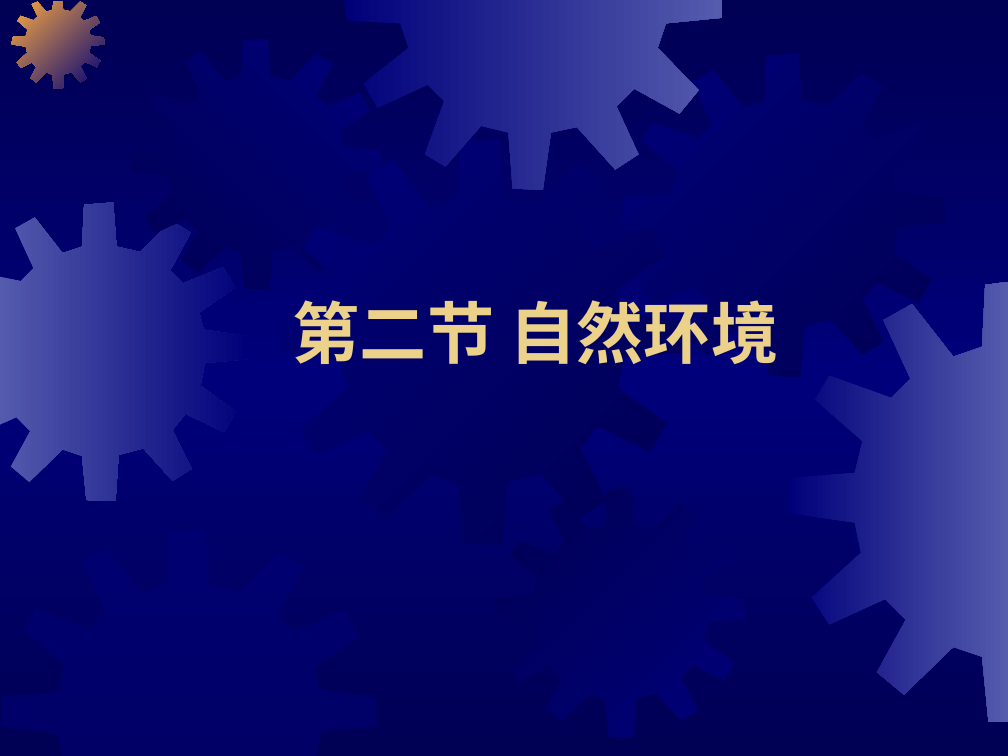
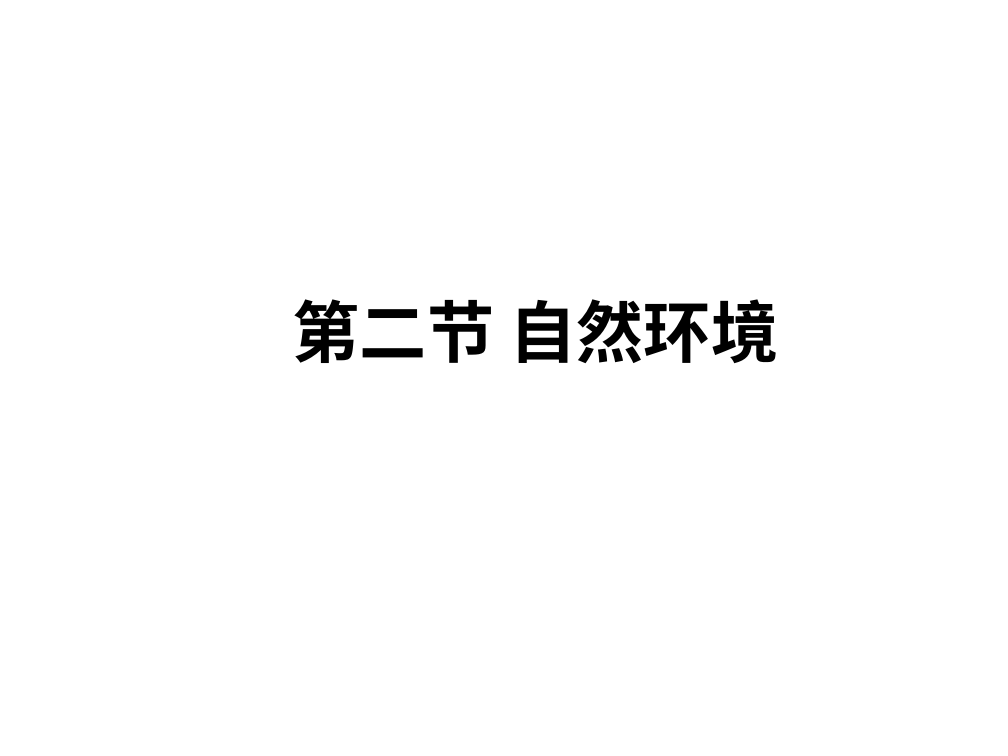
Before and after one commit to CCR-Studio/CCR-Studio.github.io, a slide deck: slide 1 of down/geography/第二节自然环境.pptx. Drawn at 1008x756 pixels with LibreOffice and Linux fonts; fonts in the diff are those of the drawing; background and template pictures are left out. Boxes give left, top, right and bottom in pixels: in the first picture for what was removed or moved away, otherwise in the second. Text is boxed around its words. In the diff, an @@ line names an element or a change of style, - is before the commit and + after.

```diff
--- a/down/geography/第二节自然环境.pptx
+++ b/down/geography/第二节自然环境.pptx
@@ background gradient #000054 to #00007A to #FFFFFF @@
@@ freeform shape removed at [12,2,105,89] @@
@@ freeform shape removed at [344,1,722,190] @@
@@ freeform shape removed at [131,39,381,289] @@
@@ freeform shape removed at [623,53,946,376] @@
@@ freeform shape removed at [279,140,683,545] @@
@@ freeform shape removed at [0,203,249,501] @@
@@ title "第二节 自然环境" at [293,299,778,363]: font Arial to Noto Sans CJK SC, text colour #EBD189 to #000000; line spacing 1 to 0.9 @@
@@ freeform shape removed at [788,282,1008,723] @@
@@ freeform shape removed at [495,488,745,738] @@
@@ freeform shape removed at [0,529,377,756] @@
```
Also in this commit, not shown: 14 other slides changed, 2 other files.
